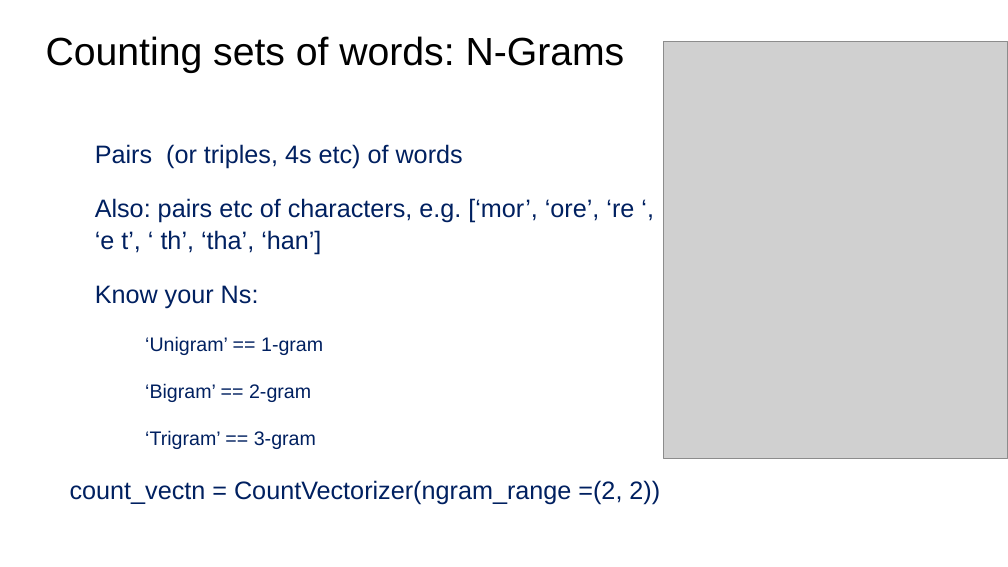
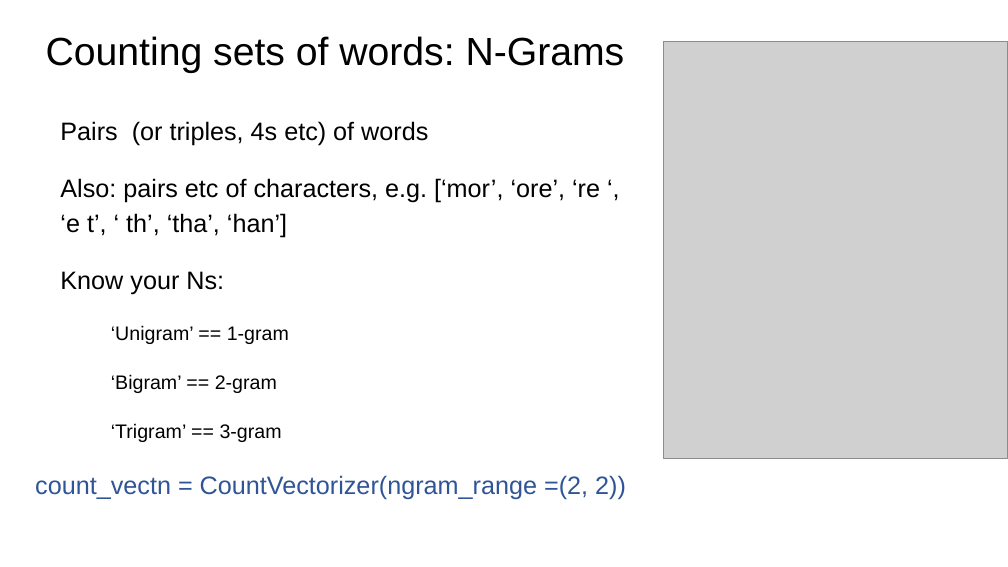
Before and after one commit to bodacea/datascienceforbeginners, a slide deck: slide 9 of Session 07 Text Data.ppt (slide 8 before the commit). Drawn at 1008x567 pixels with LibreOffice and Linux fonts; fonts in the diff are those of the drawing; grey boxes stand for pictures. Boxes give left, top, right and bottom in pixels: in the first picture for what was removed or moved away, otherwise in the second. Text is boxed around its words. In the diff, an @@ line names an element or a change of style, - is before the commit and + after.

```diff
--- a/Session 07 Text Data.ppt
+++ b/Session 07 Text Data.ppt
@@ text "Pairs (or triples, 4s etc) ..." moved from (x1=70, y1=144, x2=660, y2=504) to (x1=35, y1=121, x2=626, y2=500) @@
@@ text "Pairs (or triples, 4s etc) ..." at (x1=35, y1=121, x2=626, y2=500): text colour #002060 to #000000 in "Pairs (or triples, 4s etc) of words", "Also: pairs etc of characters, e.g. [‘mor’, ...", "Know your Ns:", "‘Unigram’ == 1-gram" and 2 more places; text colour #002060 to #2F5597 in "count_vectn = CountVectorizer(ngram_range =(2, 2))"; line spacing 1.05 to 1.15 @@
```
Also in this commit, not shown: 3 other slides changed, 1 slide added.
